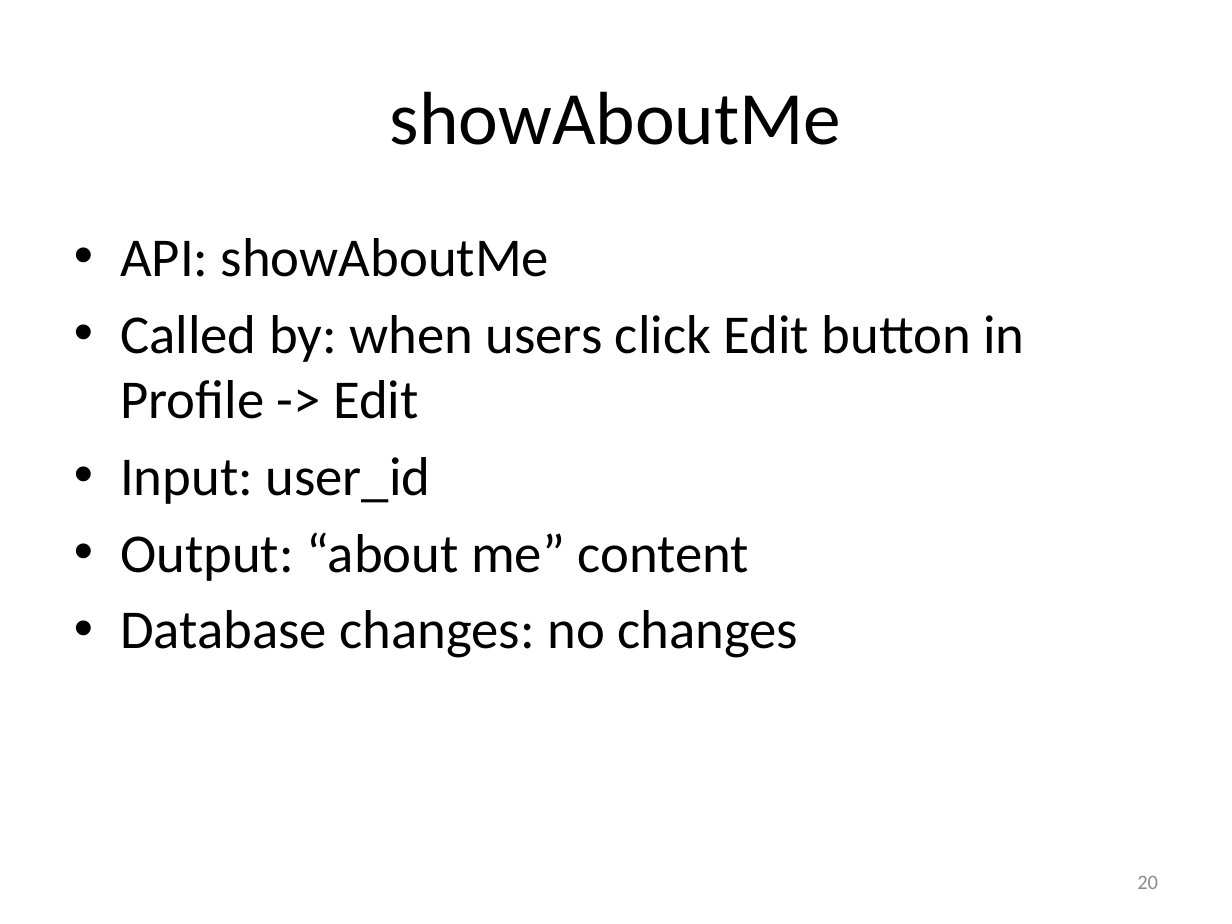
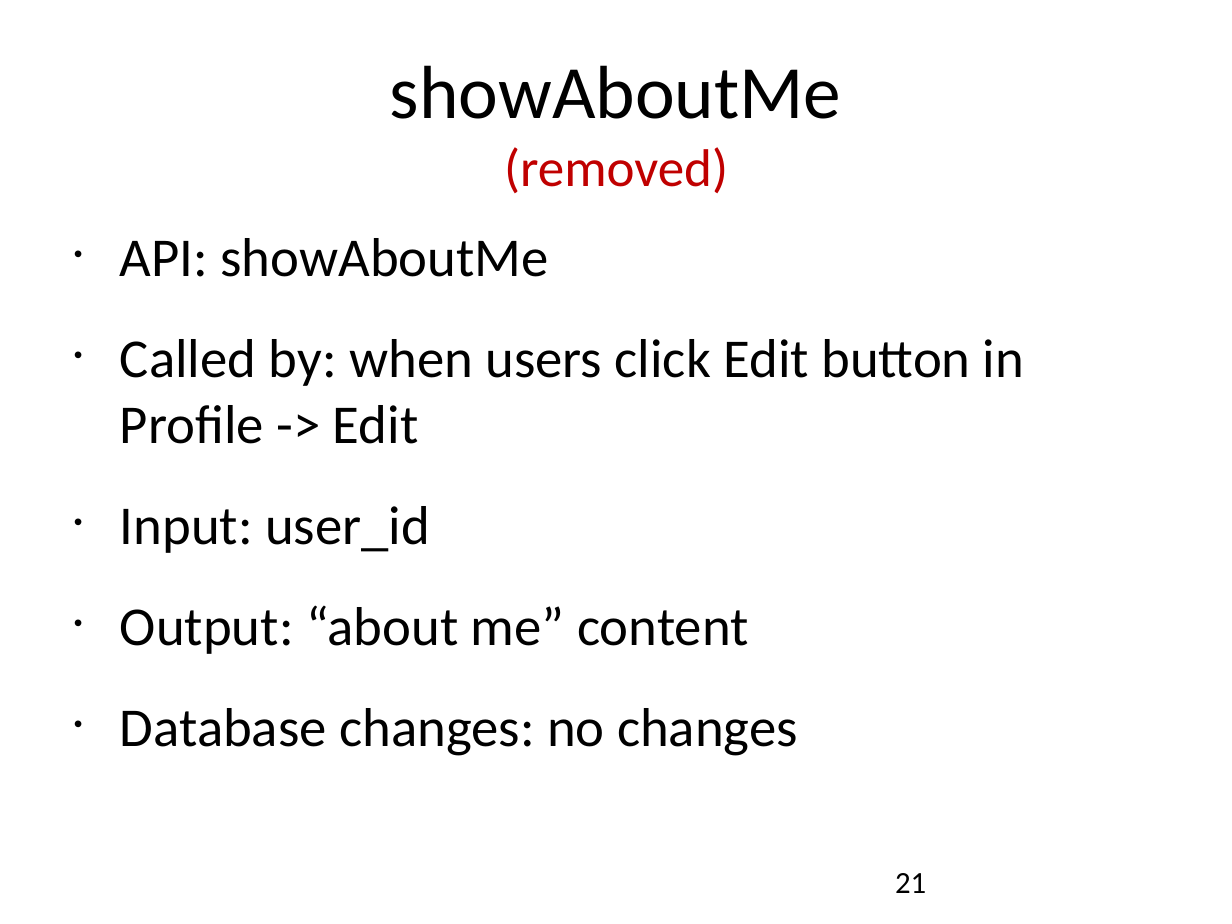
Before and after one commit to catalonia/mob, a slide deck: slide 21 of ws/WS Design Docs/API_Listing.pptx (slide 20 before the commit). Drawn at 1232x924 pixels with LibreOffice and Linux fonts; fonts in the diff are those of the drawing. Boxes give left, top, right and bottom in pixels: in the first picture for what was removed or moved away, otherwise in the second. Text is boxed around its words. In the diff, an @@ line names an element or a change of style, - is before the commit and + after.

Commit message:
API_Listing document update
Responded to Loc's question on which 3 restaurants to show on My
Profile Home screen.

```diff
--- a/ws/WS Design Docs/API_Listing.pptx
+++ b/ws/WS Design Docs/API_Listing.pptx
@@ title "showAboutMe (removed)" at [390, 65, 841, 193]: vertical alignment middle to top @@
@@ title at [390, 65, 841, 193]: text changed @@
-showAboutMe
+showAboutMe
+(removed)
@@ text "API: showAboutMe" at [120, 238, 1024, 756]: indent changed; more space between paragraphs @@
@@ page number at [895, 873, 926, 893]: vertical alignment middle to top @@
@@ page number at [895, 873, 926, 893]: text changed; size 12 to 18 pt; text colour #8C8C8C to #000000 @@
-20
+21
```
Also in this commit, not shown: 36 other slides changed, 4 slides added.
